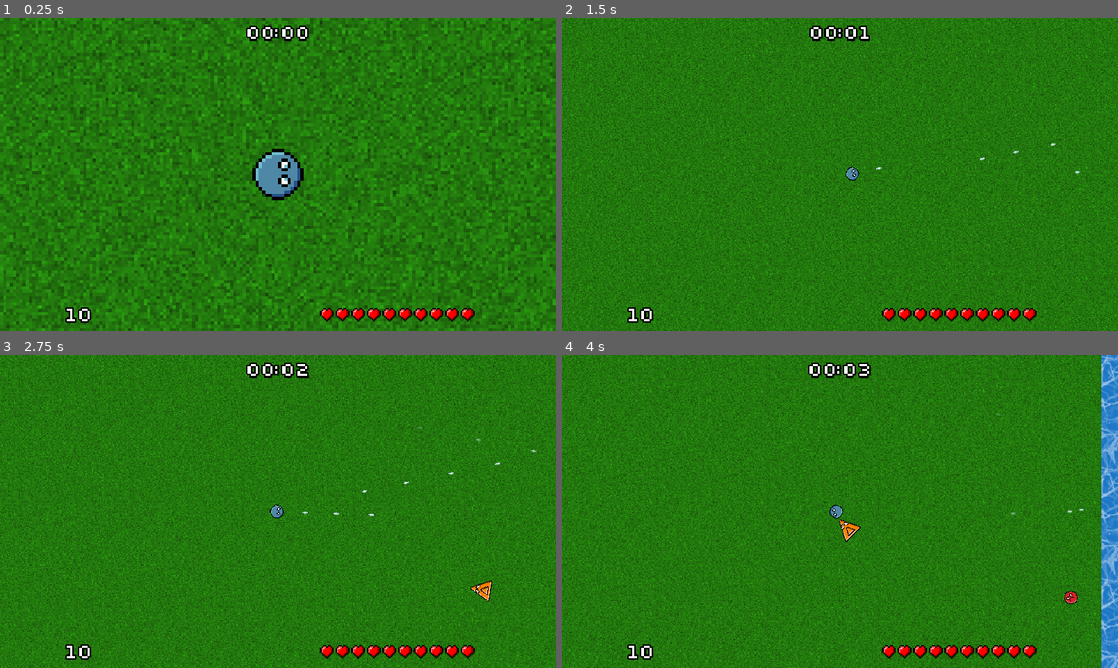
Above: before the commit, frames 1-4 (two rows, left to right).
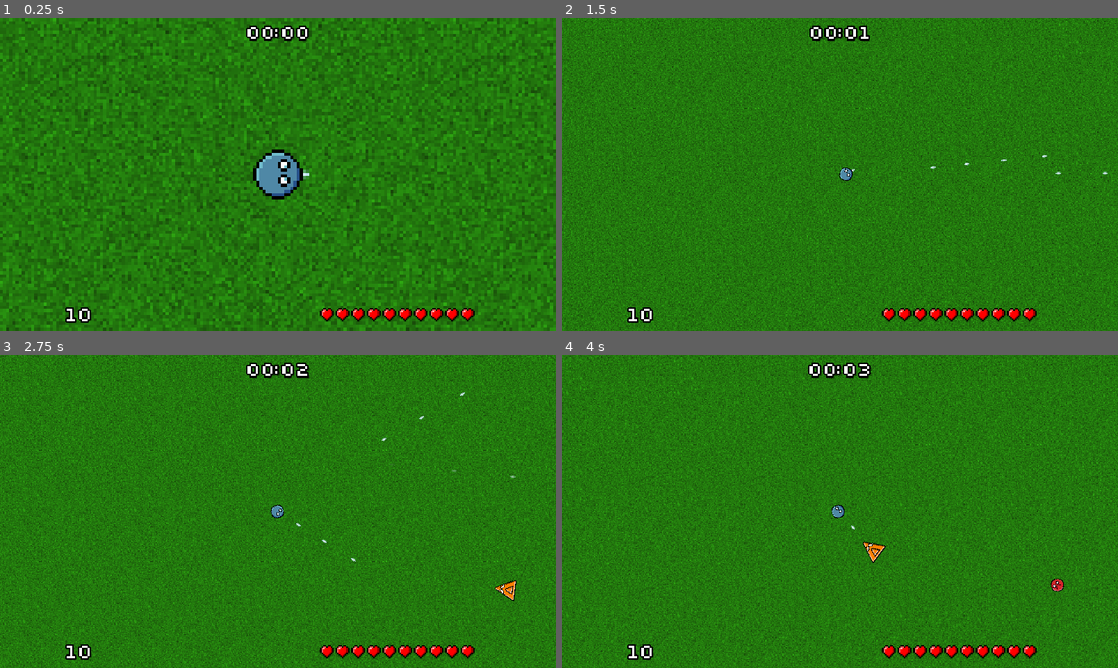
Above: after the commit, the same moments.

Repository: veprogames/top-down-incremental
Game: Godot game, scene res://level/level.tscn
The game is run twice, just before and just after one commit, with the same random seed, the same clock (stepped at 60 frames per second) and the same inputs.
Inputs (mouse positions are in pixels of both pictures, inside the frame that each line leads up to):
- Up to frame 1 (0.25 s): no input
- Up to frame 2 (1.5 s): move the mouse to (867, 174) at 0.52 s; move the mouse to (812, 174) at 1.27 s
- Up to frame 3 (2.75 s): move the mouse to (289, 505) at 2.02 s
- Up to frame 4 (4 s): move the mouse to (834, 517) at 2.77 s; move the mouse to (878, 514) at 3.52 s

The runs differ from the first frame. In frame 1, 27% of the frame differs, in the area x 0-100%, y 0-100%; in frame 2, 30%; in frame 3, 30%; in frame 4, 32%.

Commit message:
physics fps 120 -> 240, interpolation off

Diff:
--- a/project.godot
+++ b/project.godot
@@ -51,12 +51,13 @@
 2d_physics/layer_2="Bullet"
 2d_physics/layer_3="Wall"
 2d_physics/layer_4="Enemy"
+2d_physics/layer_5="Gem"
+2d_physics/layer_6="Magnet"
 
 [physics]
 
-common/physics_ticks_per_second=120
+common/physics_ticks_per_second=240
 2d/solver/solver_iterations=4
-common/physics_interpolation=true
 
 [rendering]
 
